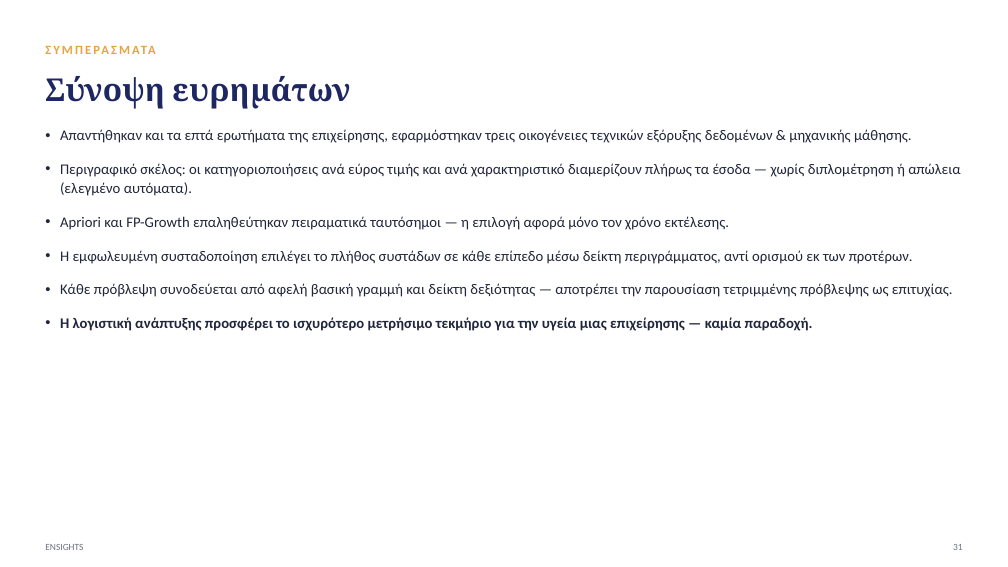
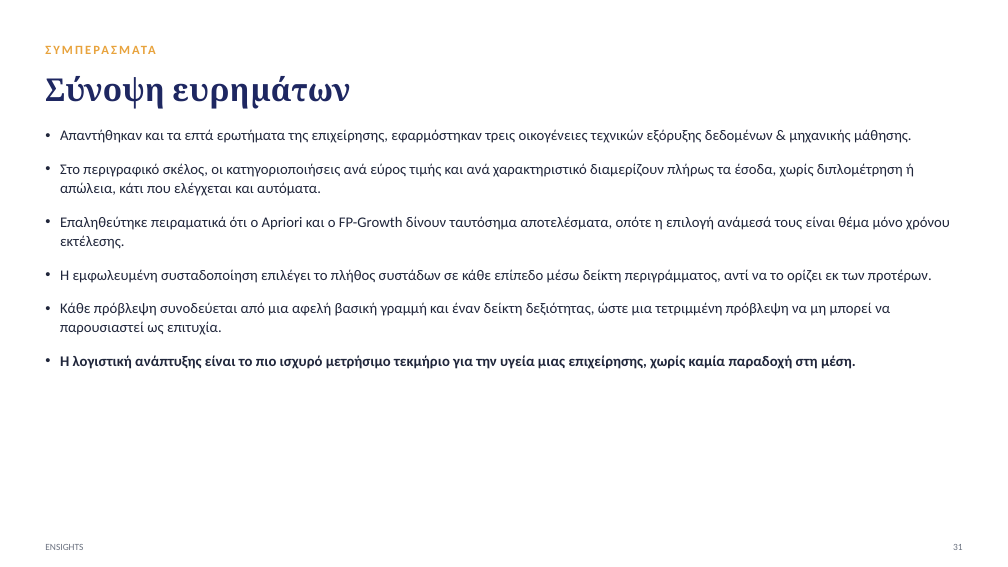
Before and after one commit to xrhstosmour/ensights, a slide deck: slide 32 of ensights-thesis-defense.pptx. Drawn at 1008x567 pixels with LibreOffice and Linux fonts; fonts in the diff are those of the drawing. Boxes give left, top, right and bottom in pixels: in the first picture for what was removed or moved away, otherwise in the second. Text is boxed around its words. In the diff, an @@ line names an element or a change of style, - is before the commit and + after.

```diff
--- a/ensights-thesis-defense.pptx
+++ b/ensights-thesis-defense.pptx
@@ text at (60, 163, 950, 369): text changed @@
-• Περιγραφικό σκέλος: οι κατηγοριοποιήσεις ανά εύρος τιμής και ανά χαρακτηριστικό διαμερίζουν πλήρως τα έσοδα — χωρίς διπλομέτρηση ή απώλεια (ελεγμένο αυτόματα).
-• Apriori και FP-Growth επαληθεύτηκαν πειραματικά ταυτόσημοι — η επιλογή αφορά μόνο τον χρόνο εκτέλεσης.
-• Η εμφωλευμένη συσταδοποίηση επιλέγει το πλήθος συστάδων σε κάθε επίπεδο μέσω δείκτη περιγράμματος, αντί ορισμού εκ των προτέρων.
-• Κάθε πρόβλεψη συνοδεύεται από αφελή βασική γραμμή και δείκτη δεξιότητας — αποτρέπει την παρουσίαση τετριμμένης πρόβλεψης ως επιτυχίας.
-• Η λογιστική ανάπτυξης προσφέρει το ισχυρότερο μετρήσιμο τεκμήριο για την υγεία μιας επιχείρησης — καμία παραδοχή.
+• Στο περιγραφικό σκέλος, οι κατηγοριοποιήσεις ανά εύρος τιμής και ανά χαρακτηριστικό διαμερίζουν πλήρως τα έσοδα, χωρίς διπλομέτρηση ή απώλεια, κάτι που ελέγχεται και αυτόματα.
+• Επαληθεύτηκε πειραματικά ότι ο Apriori και ο FP-Growth δίνουν ταυτόσημα αποτελέσματα, οπότε η επιλογή ανάμεσά τους είναι θέμα μόνο χρόνου εκτέλεσης.
+• Η εμφωλευμένη συσταδοποίηση επιλέγει το πλήθος συστάδων σε κάθε επίπεδο μέσω δείκτη περιγράμματος, αντί να το ορίζει εκ των προτέρων.
+• Κάθε πρόβλεψη συνοδεύεται από μια αφελή βασική γραμμή και έναν δείκτη δεξιότητας, ώστε μια τετριμμένη πρόβλεψη να μη μπορεί να παρουσιαστεί ως επιτυχία.
+• Η λογιστική ανάπτυξης είναι το πιο ισχυρό μετρήσιμο τεκμήριο για την υγεία μιας επιχείρησης, χωρίς καμία παραδοχή στη μέση.
```
Also in this commit, not shown: 31 other slides changed.
